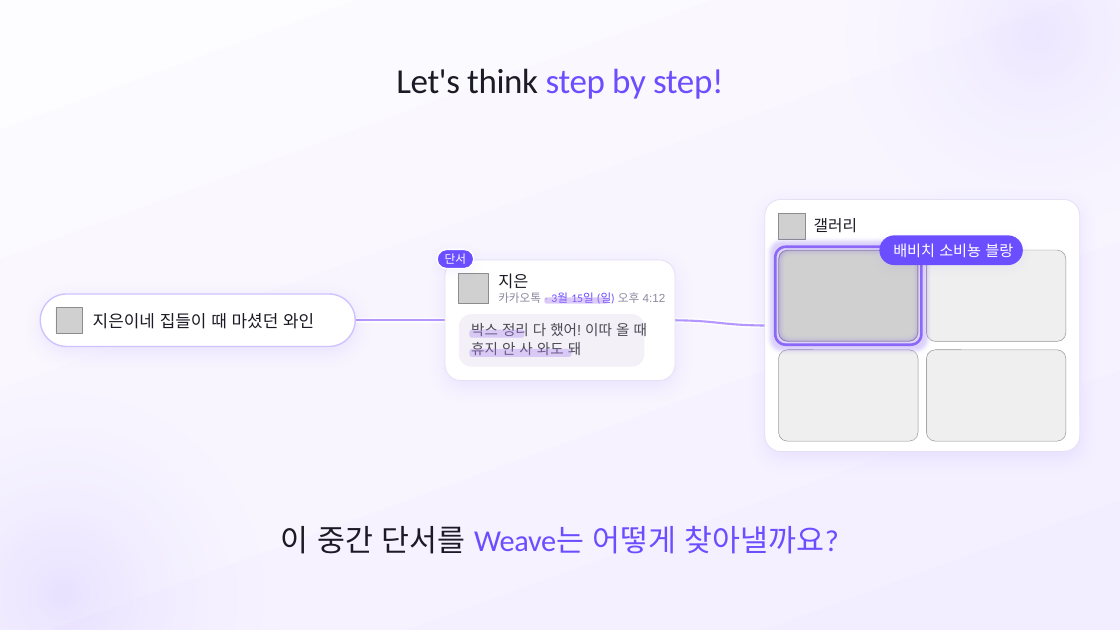
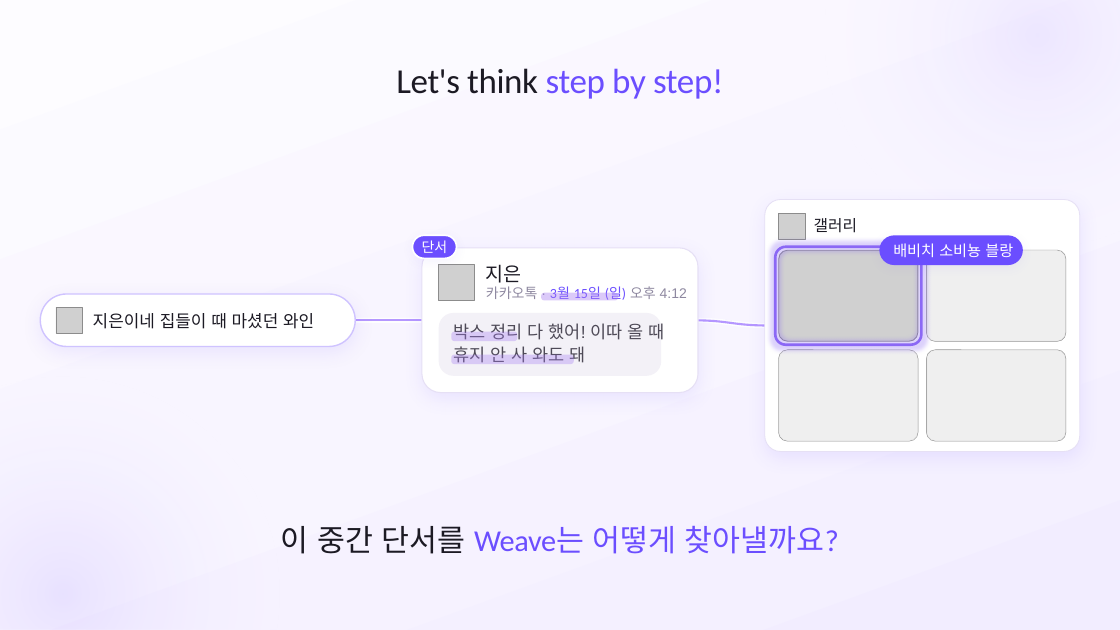
Before and after one commit to SB-Jo/t3, a slide deck: slide 11 of weave/결선준비/09_HowItWorks/HowItWorks_Argon_claude.pptx. Drawn at 1120x630 pixels with LibreOffice and Linux fonts; fonts in the diff are those of the drawing; grey boxes stand for pictures. Boxes give left, top, right and bottom in pixels: in the first picture for what was removed or moved away, otherwise in the second. Text is boxed around its words. In the diff, an @@ line names an element or a change of style, - is before the commit and + after.

```diff
--- a/weave/결선준비/09_HowItWorks/HowItWorks_Argon_claude.pptx
+++ b/weave/결선준비/09_HowItWorks/HowItWorks_Argon_claude.pptx
@@ text "단서" at (422,240,448,253): size 10 to 12 pt @@
@@ text "단서": place and size @@
-text "단서" at (445,253,466,264)
+text "단서" at (422,240,448,253)
@@ rounded rectangle: place and size @@
-rounded rectangle at (437,250,474,269)
+rounded rectangle at (413,235,457,259)
@@ rounded rectangle at (413,235,457,259): outline #FFFFFF 1.2 pt to #FFFFFF 1.44 pt @@
@@ rounded rectangle: place and size @@
-rounded rectangle at (445,260,676,381)
+rounded rectangle at (422,248,698,392)
@@ rounded rectangle at (422,248,698,392): outline #E6E0F5 0.75 pt to #E6E0F5 0.9 pt @@
@@ picture: place and size @@
-picture at (459,274,488,303)
+picture at (439,265,474,300)
@@ text "지은": place and size @@
-text "지은" at (498,273,528,293)
+text "지은" at (486,264,522,283)
@@ text "지은" at (486,264,522,283): size 14 to 16.8 pt @@
@@ text "카카오톡 · 3월 15일 (일) ...": place and size @@
-text "카카오톡 · 3월 15일 (일) ..." at (498,292,666,305)
+text "카카오톡 · 3월 15일 (일) ..." at (486,286,687,302)
@@ text "카카오톡 · 3월 15일 (일) ..." at (486,286,687,302): size 10 to 12 pt @@
@@ rounded rectangle: place and size @@
-rounded rectangle at (544,297,608,304)
+rounded rectangle at (541,292,618,300)
@@ freeform shape: place and size @@
-freeform shape at (350,320,452,321)
+freeform shape at (350,320,429,321)
@@ freeform shape: place and size @@
-freeform shape at (350,320,452,321)
+freeform shape at (350,320,429,321)
@@ freeform shape: place and size @@
-freeform shape at (355,320,431,321)
+freeform shape at (355,320,408,321)
@@ rounded rectangle: place and size @@
-rounded rectangle at (459,314,644,366)
+rounded rectangle at (439,313,661,376)
@@ text "박스 정리 다 했어! 이따 ...": place and size @@
-text "박스 정리 다 했어! 이따 ..." at (471,323,647,336)
+text "박스 정리 다 했어! 이따 ..." at (453,323,665,340)
@@ text "박스 정리 다 했어! 이따 ..." at (453,323,665,340): size 12.5 to 15 pt @@
@@ freeform shape: place and size @@
-freeform shape at (669,320,770,325)
+freeform shape at (691,320,770,325)
@@ freeform shape: place and size @@
-freeform shape at (669,320,770,325)
+freeform shape at (691,320,770,325)
@@ freeform shape: place and size @@
-freeform shape at (690,320,765,325)
+freeform shape at (712,320,765,325)
@@ rounded rectangle: place and size @@
-rounded rectangle at (470,329,525,338)
+rounded rectangle at (451,332,518,341)
@@ rounded rectangle: place and size @@
-rounded rectangle at (470,349,572,357)
+rounded rectangle at (451,355,574,364)
@@ text "휴지 안 사 와도 돼" at (453,346,586,363): size 12.5 to 15 pt @@
@@ text "휴지 안 사 와도 돼": place and size @@
-text "휴지 안 사 와도 돼" at (471,342,581,355)
+text "휴지 안 사 와도 돼" at (453,346,586,363)
```
Also in this commit, not shown: 8 other slides changed, 1 slide added, 10 other files.
